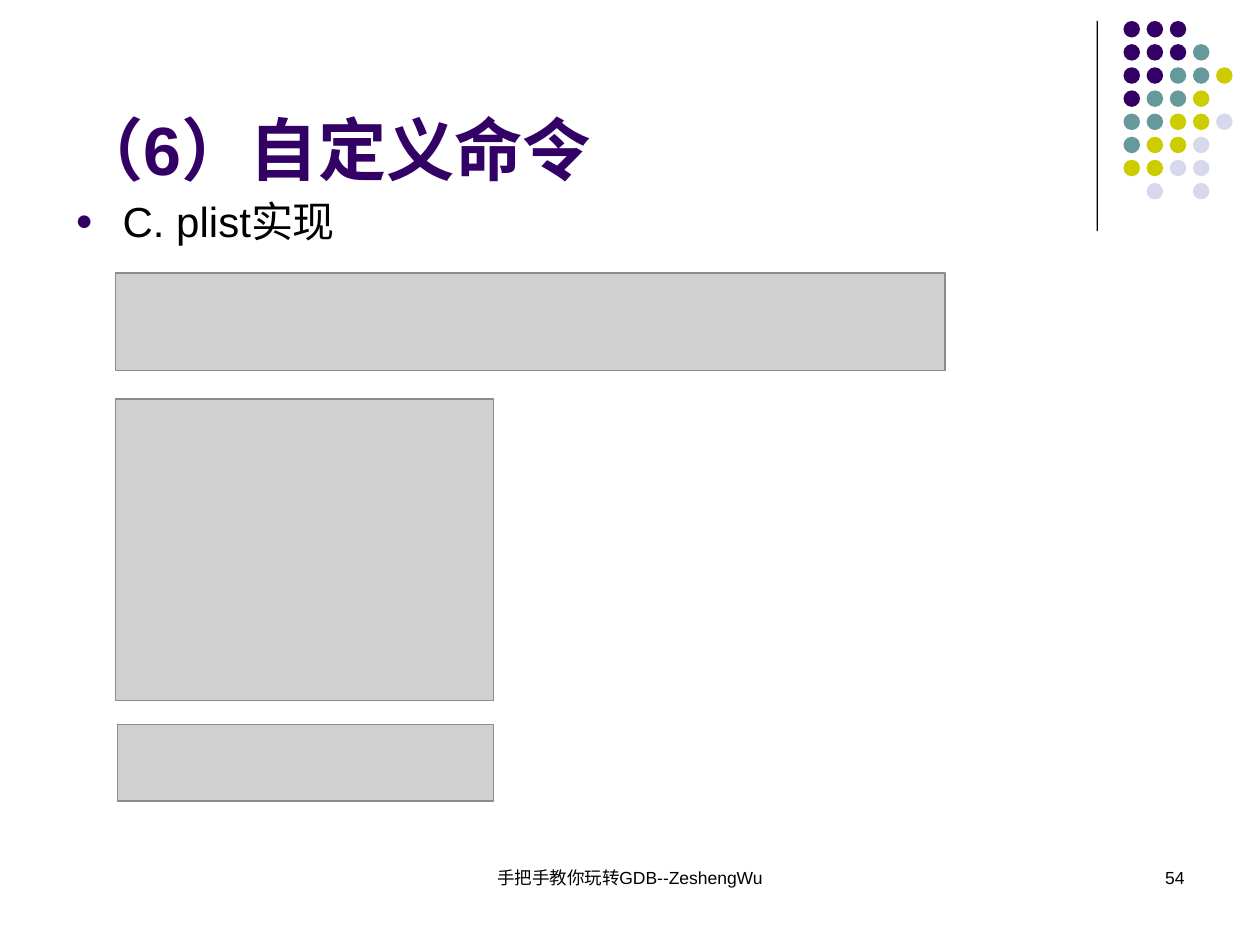
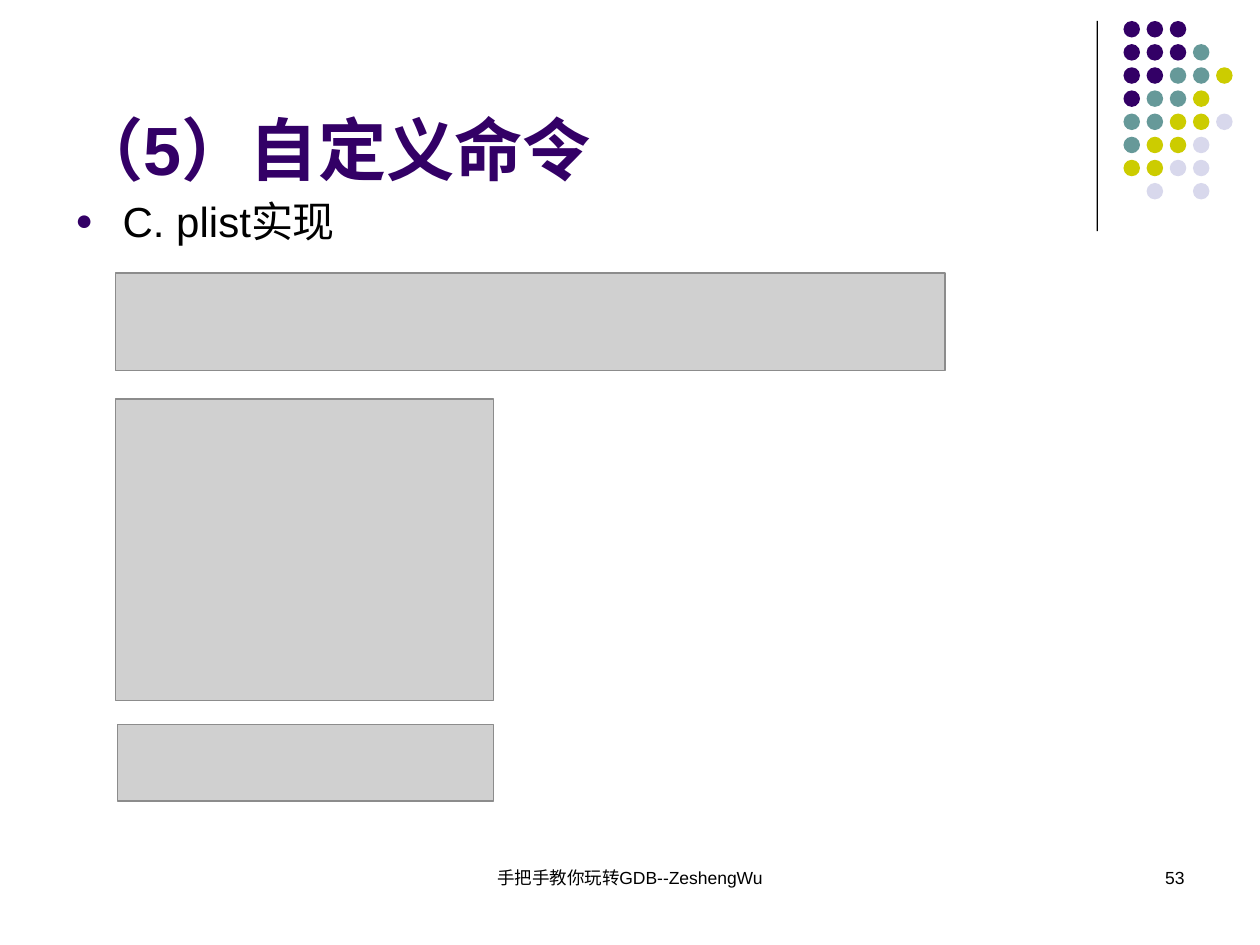
Before and after one commit to KublaikhanGeek/reactor, a slide deck: slide 53 of docs/手把手教你玩转GDB/手把手教你玩转GDB.ppt (slide 54 before the commit). Drawn at 1260x945 pixels with LibreOffice and Linux fonts; fonts in the diff are those of the drawing; grey boxes stand for pictures. Boxes give left, top, right and bottom in pixels: in the first picture for what was removed or moved away, otherwise in the second. Text is boxed around its words. In the diff, an @@ line names an element or a change of style, - is before the commit and + after.

```diff
--- a/docs/手把手教你玩转GDB/手把手教你玩转GDB.ppt
+++ b/docs/手把手教你玩转GDB/手把手教你玩转GDB.ppt
@@ title at <box>76,116,592,182</box>: text changed @@
-（6）自定义命令
+（5）自定义命令
@@ page number at <box>1165,871,1184,884</box>: text changed @@
-54
+53
```
Also in this commit, not shown: 21 other slides changed, 1 slide added, 1 slide removed, 1 other file.
